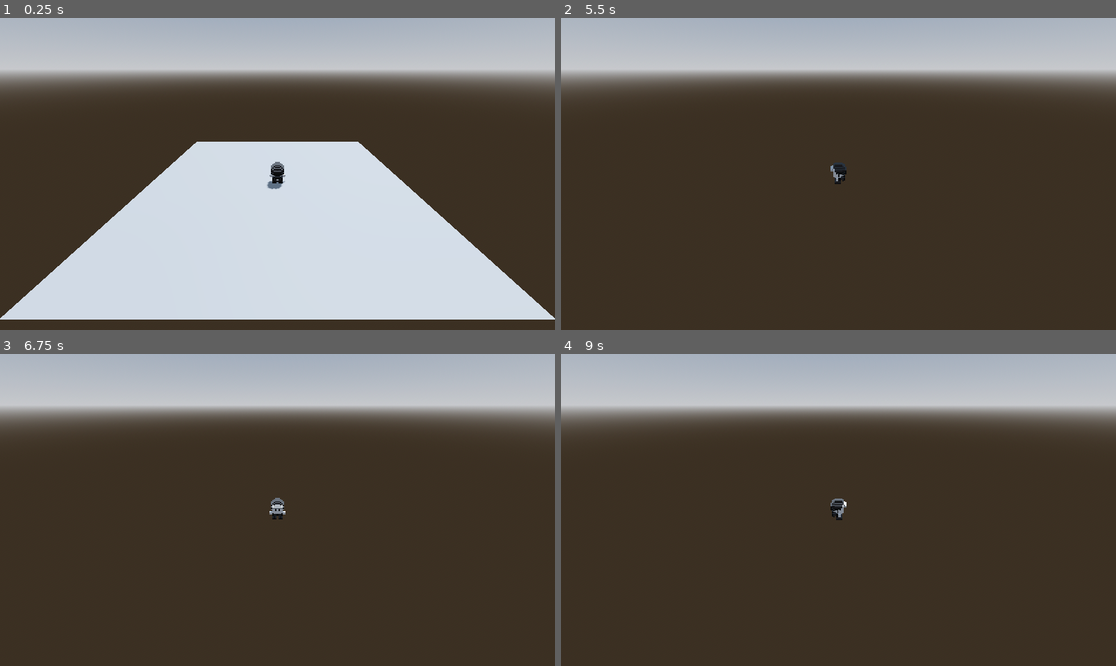
Above: before the commit, frames 1-4 (two rows, left to right).
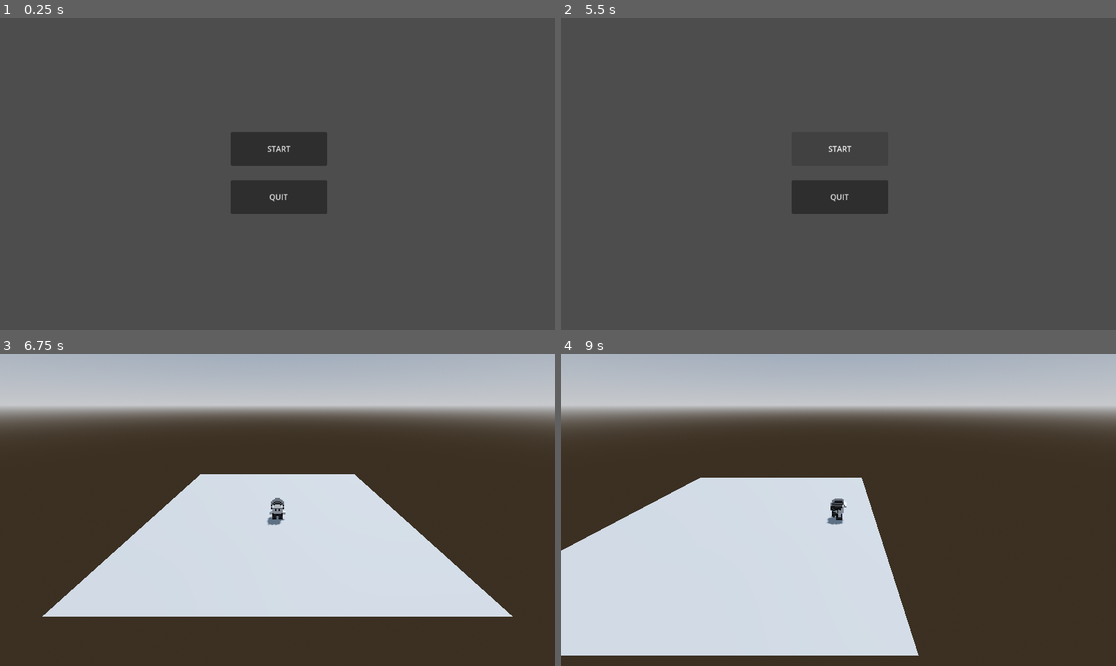
Above: after the commit, the same moments.

Repository: Special-Summon-Deez/PKNM_RBY_3D_TEST
Game: Godot game, scene res://title_screen.tscn
Two runs of this game, one before a commit and one after it. Both use one fixed random seed, a clock stepped at 60 frames per second and the inputs below. Before the commit the project starts from res://MainScene.tscn.
Inputs (mouse positions are in pixels of both pictures, inside the frame that each line leads up to):
- Up to frame 1 (0.25 s): no input
- Up to frame 2 (5.5 s): click (838, 149) at 0.5 s, where only the run after the commit has a clickable "START"; tap Enter at 1.25 s; hold D (MoveRight) 1.28-2.03 s; hold S (MoveDown) 2.03-2.78 s; hold D (MoveRight) 2.78-3.53 s; hold W (MoveUp) 3.53-4.28 s; hold A (MoveLeft) from 4.28 s (still down); tap Space at 5 s
- Up to frame 3 (6.75 s): release A (MoveLeft) at 5.75 s; click (277, 485) at 5.75 s, where only the run after the commit has a clickable "START"; tap Enter at 6.5 s; hold S (MoveDown) from 6.53 s (still down)
- Up to frame 4 (9 s): release S (MoveDown) at 7.28 s; hold D (MoveRight) 7.28-8.03 s; hold W (MoveUp) 8.03-8.78 s; hold D (MoveRight) from 8.78 s (still down)

The runs differ from the first frame. In frame 1, 96% of the frame differs, in the area x 0-100%, y 0-100%; in frame 2, 95%; in frame 3, 26%; in frame 4, 31%.

Commit message:
Added basic title screen functionality

Diff:
--- a/MainScene.gd
+++ b/MainScene.gd
@@ -1,5 +1,6 @@
 extends Node3D
 
+var title = load("res://title_screen.tscn")
 
 # Called when the node enters the scene tree for the first time.
 func _ready():
@@ -9,3 +10,7 @@
 # Called every frame. 'delta' is the elapsed time since the previous frame.
 func _process(delta):
 	pass
+
+
+func _on_area_3d_body_entered(body):
+	get_tree().change_scene_to_packed(title)
--- a/MainScene.tscn
+++ b/MainScene.tscn
@@ -22,6 +22,8 @@
 [sub_resource type="ConcavePolygonShape3D" id="ConcavePolygonShape3D_sxjay"]
 data = PackedVector3Array(1, 0, 1, -1, 0, 1, 1, 0, -1, -1, 0, 1, -1, 0, -1, 1, 0, -1)
 
+[sub_resource type="BoxShape3D" id="BoxShape3D_ouhgm"]
+
 [node name="Main" type="Node3D"]
 script = ExtResource("1_jmnhk")
 
@@ -41,6 +43,15 @@
 mesh = SubResource("PlaneMesh_ogquh")
 
 [node name="StaticBody3D" type="StaticBody3D" parent="MeshInstance3D"]
+transform = Transform3D(1, 0, 0, 0, 1, 0, 0, 0, 1, 0, 0, 0)
 
 [node name="CollisionShape3D" type="CollisionShape3D" parent="MeshInstance3D/StaticBody3D"]
 shape = SubResource("ConcavePolygonShape3D_sxjay")
+
+[node name="Area3D" type="Area3D" parent="."]
+
+[node name="CollisionShape3D" type="CollisionShape3D" parent="Area3D"]
+transform = Transform3D(65.2933, 0, 0, 0, 0.999999, 0, 0, 0, 82.1448, 0, -18.1077, 0)
+shape = SubResource("BoxShape3D_ouhgm")
+
+[connection signal="body_entered" from="Area3D" to="." method="_on_area_3d_body_entered"]
--- a/project.godot
+++ b/project.godot
@@ -11,7 +11,7 @@
 [application]
 
 config/name="Pokemon_RBY_3d"
-run/main_scene="res://MainScene.tscn"
+run/main_scene="res://title_screen.tscn"
 config/features=PackedStringArray("4.1", "Forward Plus")
 config/icon="res://icon.svg"
 
--- /dev/null
+++ b/title_screen.gd
@@ -0,0 +1,18 @@
+extends Control
+
+
+var main_scene = preload("res://MainScene.tscn")
+
+func _ready():
+	pass
+
+func _process(delta):
+	pass
+
+func _on_start_pressed():
+	get_tree().change_scene_to_packed(main_scene)
+
+
+
+func _on_quit_pressed():
+	get_tree().quit()
--- a/title_screen.tscn
+++ b/title_screen.tscn
@@ -1,4 +1,6 @@
-[gd_scene format=3 uid="uid://1tb25jjabs8s"]
+[gd_scene load_steps=2 format=3 uid="uid://1tb25jjabs8s"]
+
+[ext_resource type="Script" path="res://title_screen.gd" id="1_y5o7u"]
 
 [node name="Title Screen" type="Control"]
 layout_mode = 3
@@ -7,11 +9,23 @@
 anchor_bottom = 1.0
 grow_horizontal = 2
 grow_vertical = 2
+script = ExtResource("1_y5o7u")
 
-[node name="Button" type="Button" parent="."]
+[node name="Start" type="Button" parent="."]
 layout_mode = 0
 offset_left = 479.0
 offset_top = 237.0
 offset_right = 679.0
 offset_bottom = 307.0
 text = "START"
+
+[node name="Quit" type="Button" parent="."]
+layout_mode = 0
+offset_left = 479.0
+offset_top = 337.0
+offset_right = 679.0
+offset_bottom = 407.0
+text = "QUIT"
+
+[connection signal="pressed" from="Start" to="." method="_on_start_pressed"]
+[connection signal="pressed" from="Quit" to="." method="_on_quit_pressed"]
Not shown: 1 places in MainScene.tscn that only renumber resources
